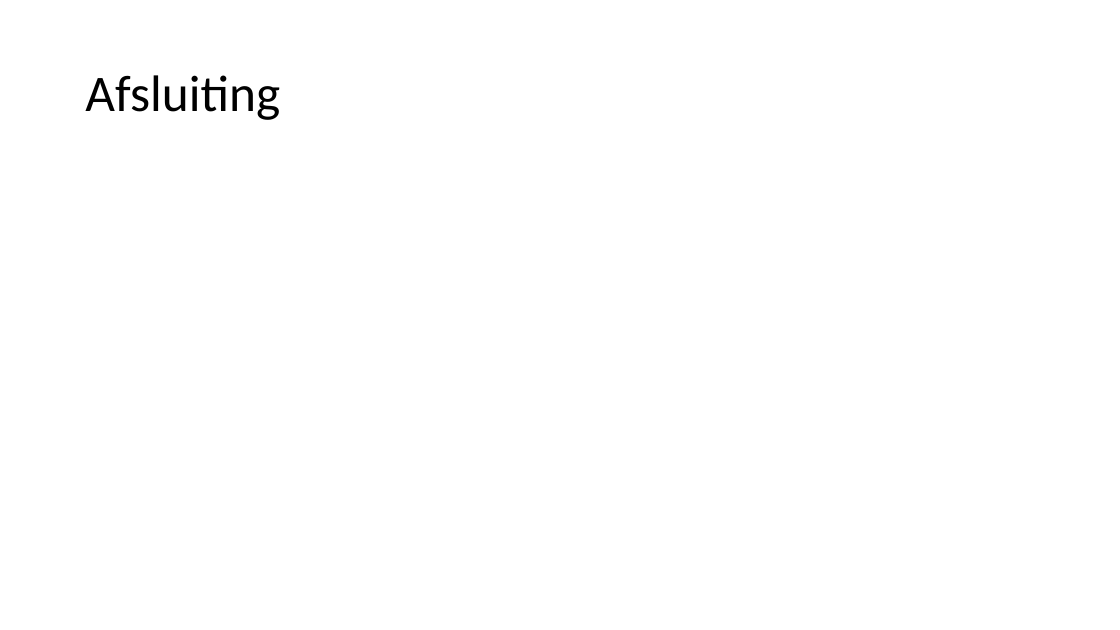
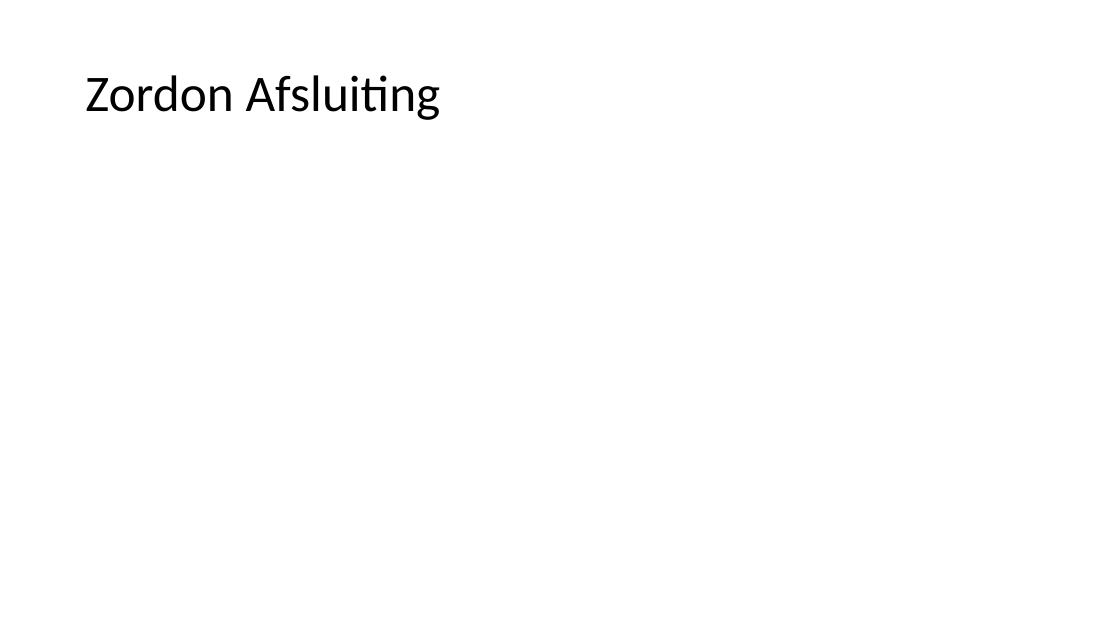
Before and after one commit to AP-IT-GH/iot16-zordon, a slide deck: slide 7 of doc/module3_Presentatie.pptx. Drawn at 1120x630 pixels with LibreOffice and Linux fonts; fonts in the diff are those of the drawing. Boxes give left, top, right and bottom in pixels: in the first picture for what was removed or moved away, otherwise in the second. Text is boxed around its words. In the diff, an @@ line names an element or a change of style, - is before the commit and + after.

Commit message:
Completed my part with corresponding images. Got my text of what to say for my part in my head so that's not included ;).

```diff
--- a/doc/module3_Presentatie.pptx
+++ b/doc/module3_Presentatie.pptx
@@ title at (85,75,441,120): text changed @@
-Afsluiting
+Zordon Afsluiting
```
Also in this commit, not shown: 5 other slides changed.
